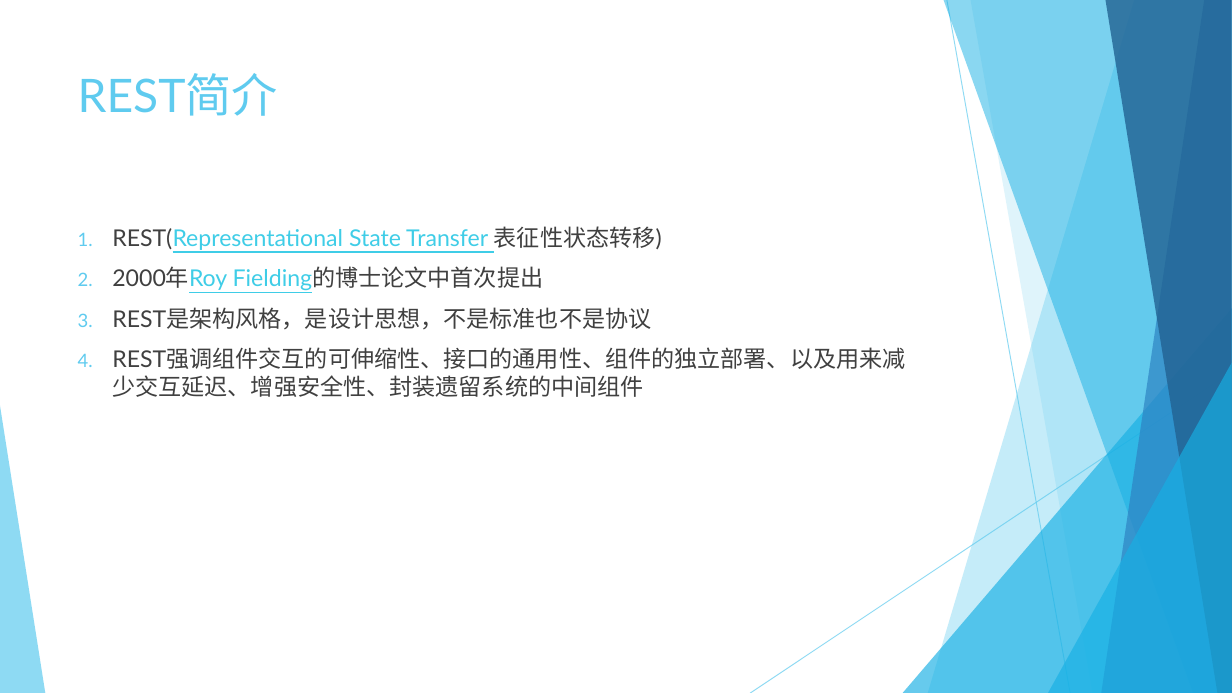
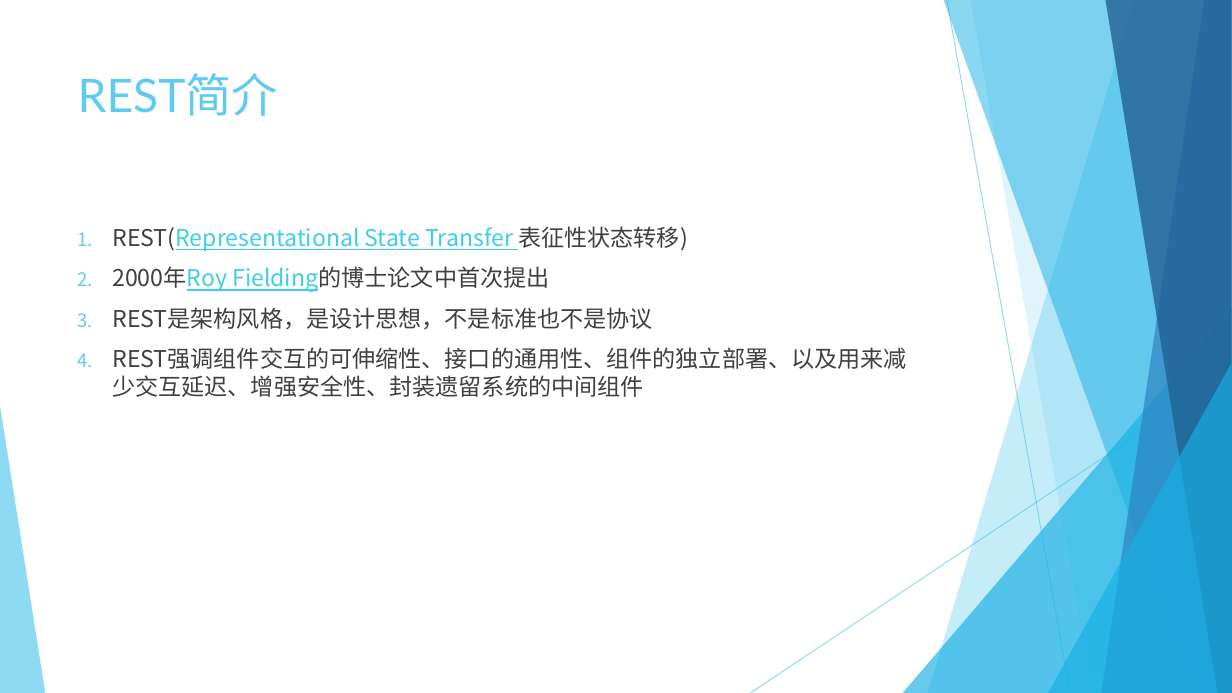
Before and after one commit to Crab2died/micro-boot, a slide deck: slide 3 of rest-api/RESTful.pptx. Drawn at 1232x693 pixels with LibreOffice and Linux fonts; fonts in the diff are those of the drawing. Boxes give left, top, right and bottom in pixels: in the first picture for what was removed or moved away, otherwise in the second. Text is boxed around its words. In the diff, an @@ line names an element or a change of style, - is before the commit and + after.

```diff
--- a/rest-api/RESTful.pptx
+++ b/rest-api/RESTful.pptx
@@ text "REST(Representational State Transfer 表征性状态转移)" at box(112, 226, 907, 397): font Lato to Noto Sans CJK SC @@
```
Also in this commit, not shown: 5 other slides changed, 9 slides added, 1 slide removed.
